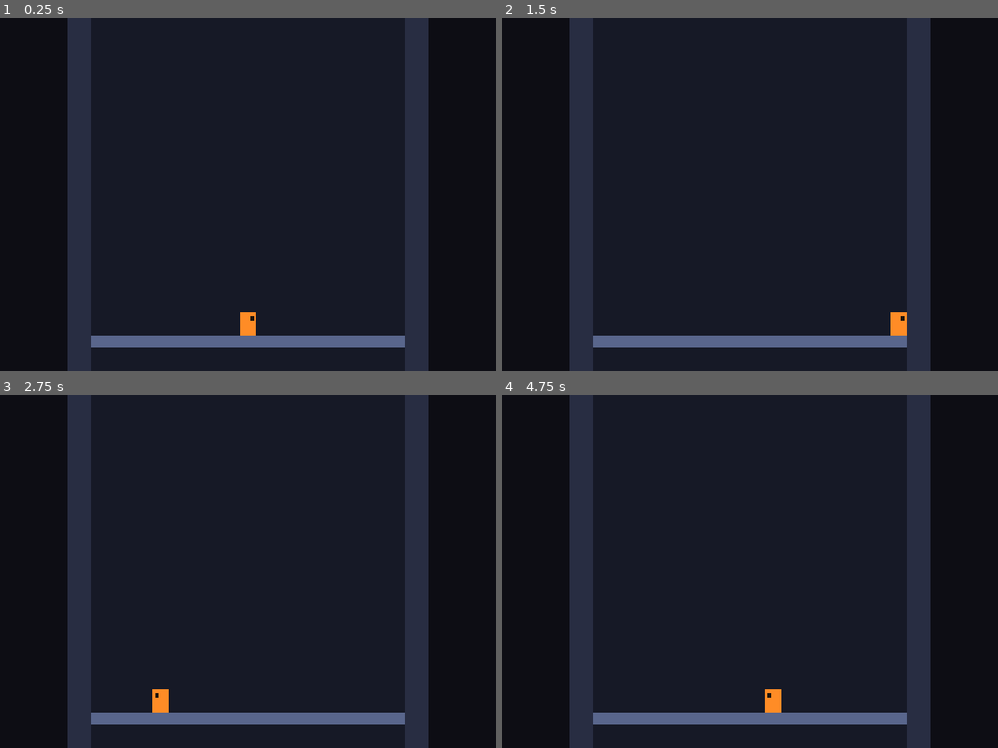
Above: before the commit, frames 1-4 (two rows, left to right).
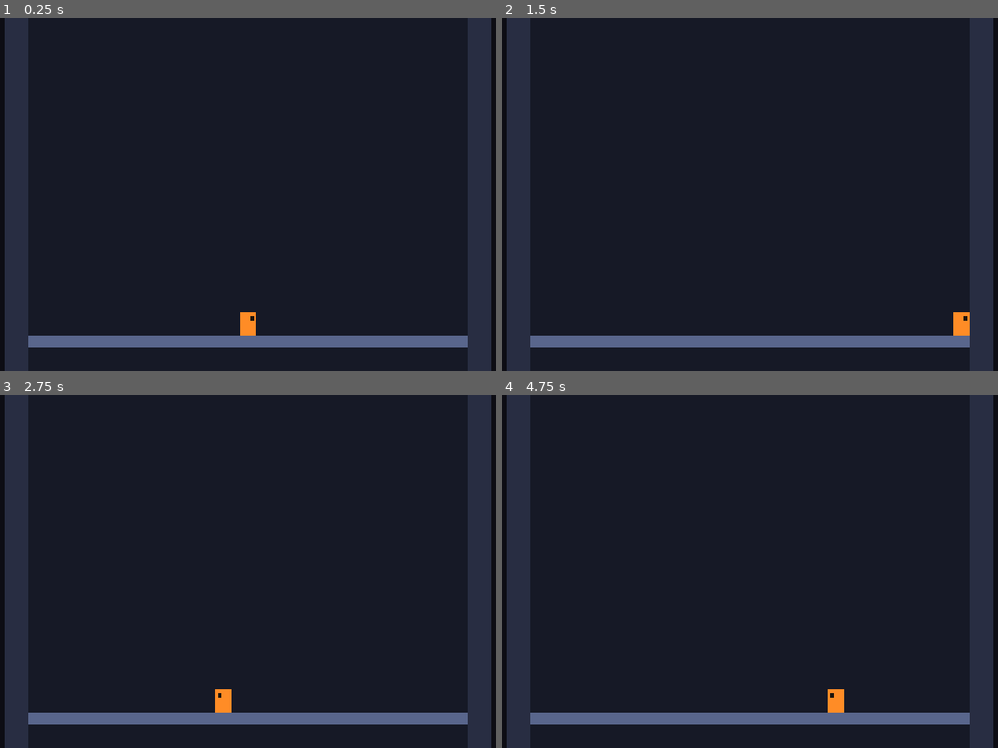
Above: after the commit, the same moments.

Repository: tahapek5454/Tower-Climb
Game: Godot game, scene res://scenes/main.tscn
Two runs of this game, one before a commit and one after it. Both use one fixed random seed, a clock stepped at 60 frames per second and the inputs below.
Inputs (mouse positions are in pixels of both pictures, inside the frame that each line leads up to):
- Up to frame 1 (0.25 s): no input
- Up to frame 2 (1.5 s): tap Enter at 0.5 s; move the mouse to (888, 176) at 0.52 s; hold Right (move_right) from 0.53 s (still down); click (888, 176) at 0.67 s; move the mouse to (626, 212) at 1.27 s
- Up to frame 3 (2.75 s): tap Space at 2 s; move the mouse to (312, 493) at 2.02 s; release Right (move_right) at 2.03 s; hold Left (move_left) from 2.03 s (still down)
- Up to frame 4 (4.75 s): move the mouse to (720, 642) at 2.77 s; release Left (move_left) at 2.78 s; hold Right (move_right) 2.78-4.28 s; click (720, 642) at 2.92 s; move the mouse to (938, 624) at 3.52 s; tap Enter at 4.25 s; move the mouse to (561, 518) at 4.27 s; hold Left (move_left) from 4.28 s (still down)

The runs differ from the first frame. In frame 1, 20% of the frame differs, in the area x 0-100%, y 0-100%; in frame 2, 20%; in frame 3, 20%; in frame 4, 20%.

Commit message:
tune: kule genişliği 640 -> 896 px
Co-Authored-By: Claude Fable 5.2 <noreply@anthropic.com>

Diff:
--- a/scripts/tuning.gd
+++ b/scripts/tuning.gd
@@ -7,7 +7,7 @@
 const VIEW_WIDTH: float = 1280.0
 const VIEW_HEIGHT: float = 720.0
 ## Duvarlar arası oynanabilir genişlik.
-const TOWER_WIDTH: float = 640.0
+const TOWER_WIDTH: float = 896.0
 const WALL_THICKNESS: float = 48.0
 ## Duvar gövdesinin yüksekliği; duvarlar kamerayı takip ettiği için ekrandan uzun olması yeter.
 const WALL_HEIGHT: float = 2160.0
Not shown, changed: docs/GAME_DESIGN.md
